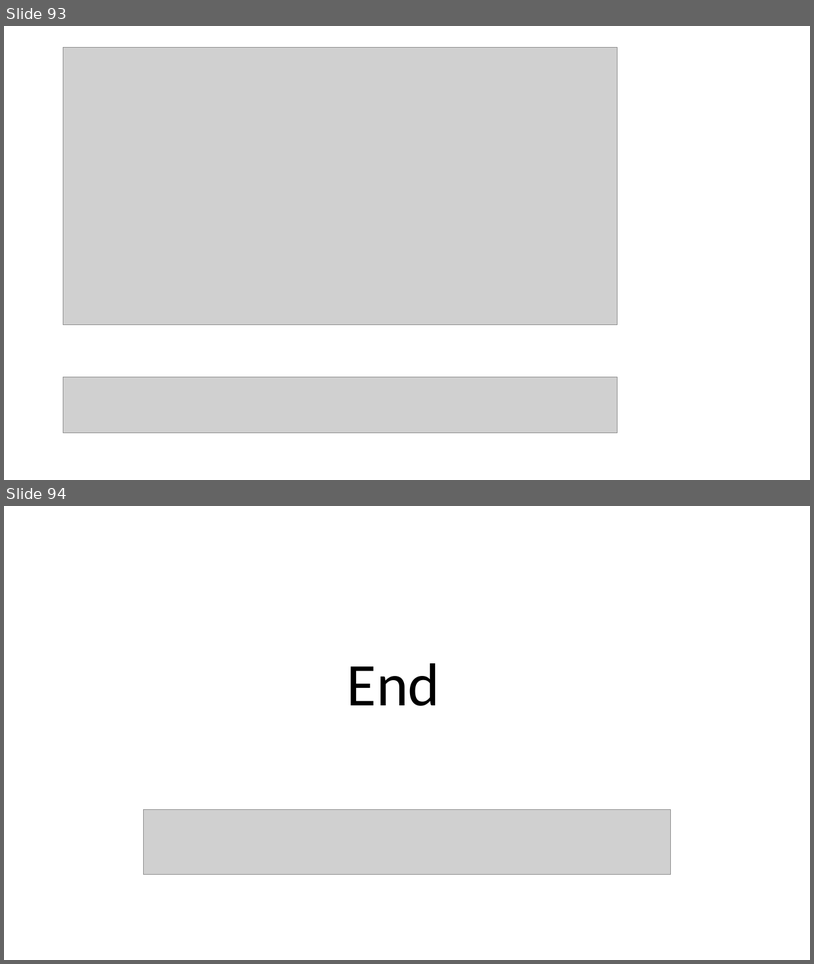
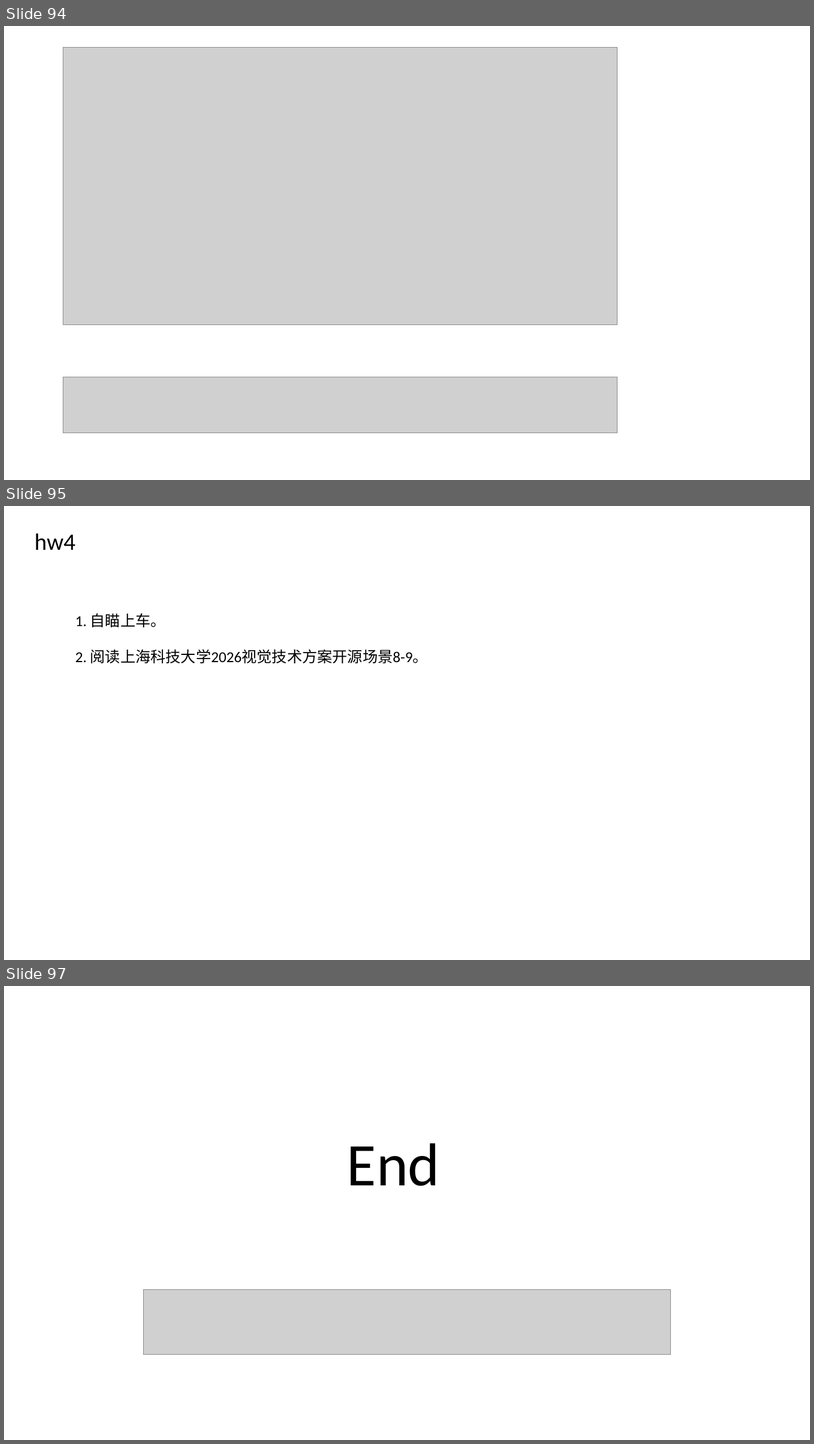
Before and after one commit to senvenstar/rm_cv_tutorial_2026, a slide deck: vision_tutorial.pptx. Shown one above the other, each under a label of ours: slides 93 and 94 before the commit, slides 94, 95 and 97 after it; the slides between them are not shown. The pictures are 814x964 and 814x1444 pixels, drawn with LibreOffice and Linux fonts; fonts in the diff are those of the drawing; grey boxes stand for pictures. Boxes give left, top, right and bottom in pixels: in the first picture for what was removed or moved away, otherwise in the second. Text is boxed around its words. In the diff, an @@ line names an element or a change of style, - is before the commit and + after.

```diff
--- a/vision_tutorial.pptx
+++ b/vision_tutorial.pptx
@@ slide 95 added at [4, 506, 810, 960], background #FFFFFF @@
@@ text added at [35, 533, 75, 550], 28 pt, text #000000 @@
+hw4
@@ text added at [75, 613, 428, 663], 18 pt, text #000000 @@
+1. 自瞄上车。
+2. 阅读上海科技大学2026视觉技术方案开源场景8-9。
@@ what was slide 93 is now slide 94 @@
@@ what was slide 94 is now slide 97 @@
```
Also in this commit, not shown: 2 slides changed, 2 other slides added, 15 other files.
